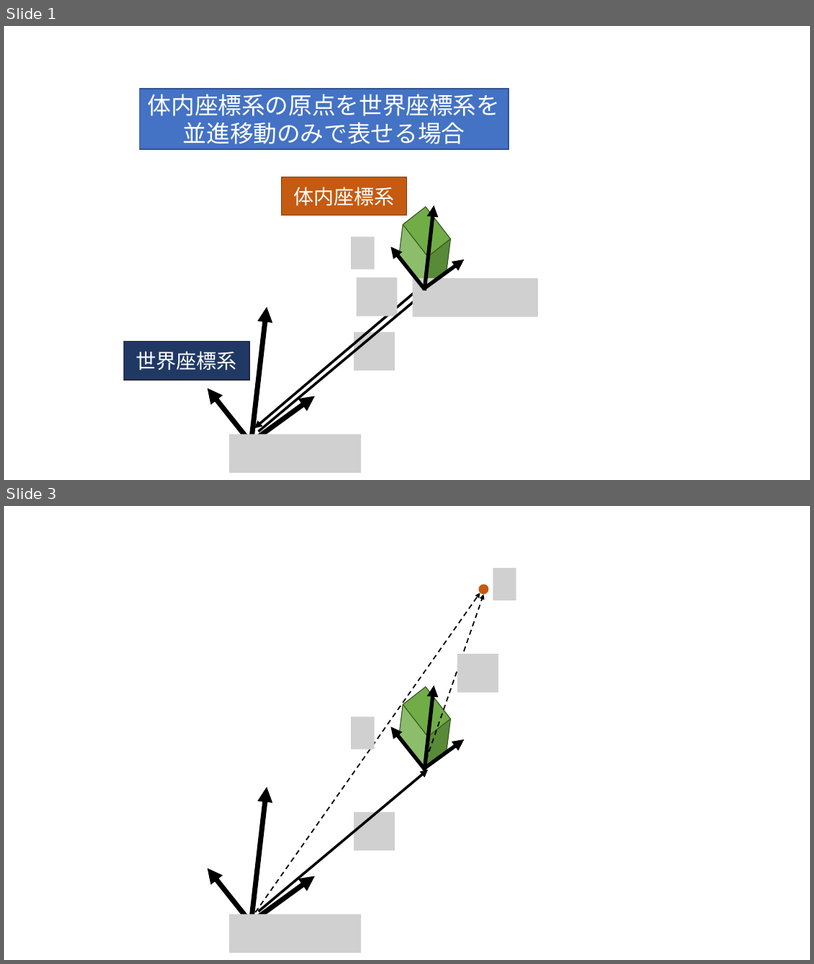
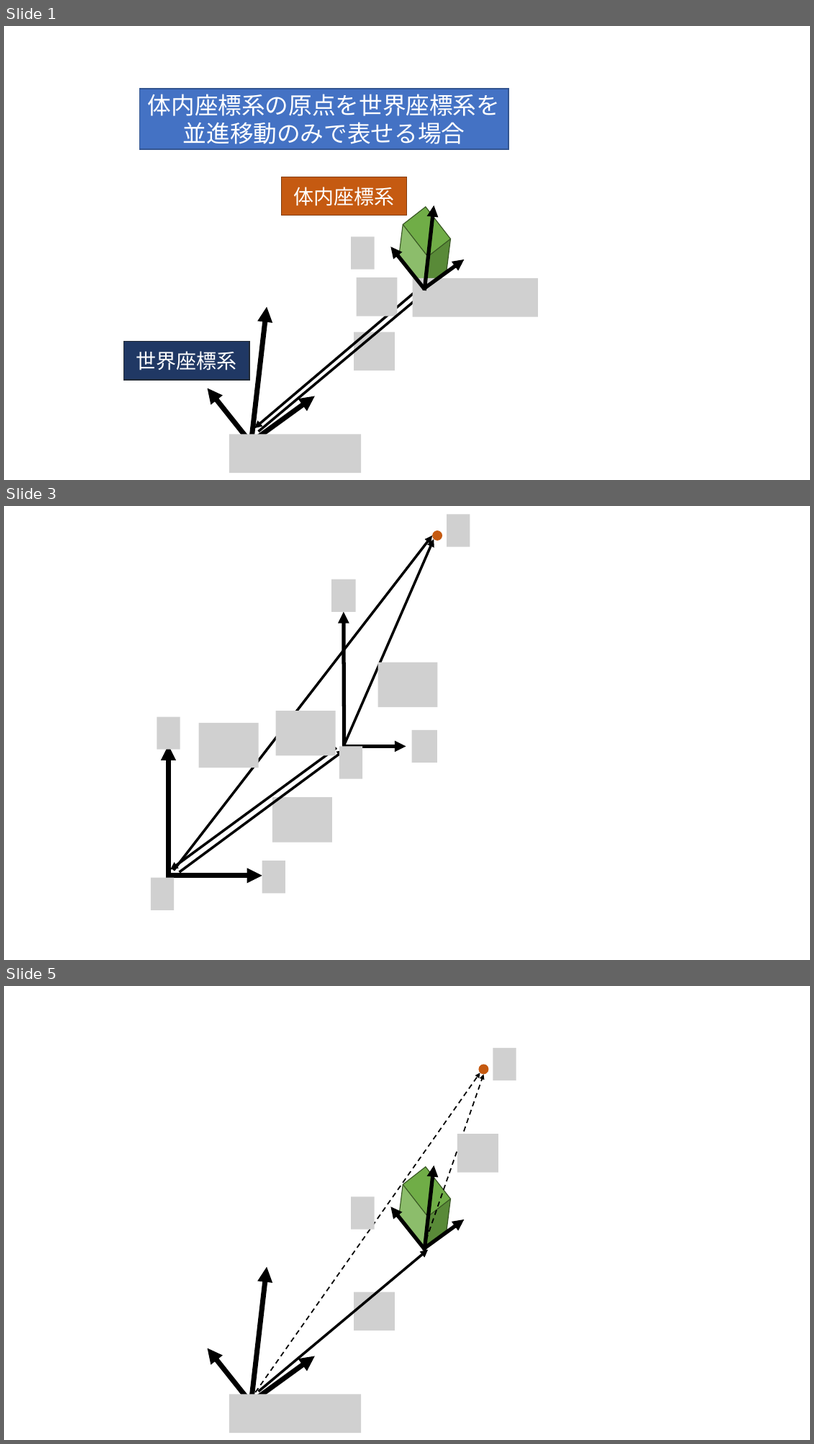
Before and after one commit to rurusasu/Diary, a slide deck: 座標変換.pptx. Shown one above the other, each under a label of ours: slides 1 and 3 before the commit, slides 1, 3 and 5 after it; the slides between them are not shown. The pictures are 814x964 and 814x1444 pixels, drawn with LibreOffice and Linux fonts; fonts in the diff are those of the drawing; grey boxes stand for pictures. Boxes give left, top, right and bottom in pixels: in the first picture for what was removed or moved away, otherwise in the second. Text is boxed around its words. In the diff, an @@ line names an element or a change of style, - is before the commit and + after.

```diff
--- a/座標変換.pptx
+++ b/座標変換.pptx
@@ slide 3 added at <box>4,506,810,960</box>, background #FFFFFF @@
@@ picture added at <box>447,515,470,547</box> @@
@@ arrow added from (174, 870) to (432, 536), #000000 3 pt @@
@@ arrow added from (345, 745) to (434, 539), #000000 3 pt @@
@@ ellipse added at <box>432,530,442,541</box>, fill #C55A11 @@
@@ picture added at <box>332,579,356,612</box> @@
@@ arrow added from (345, 746) to (344, 612), #000000 4.5 pt @@
@@ picture added at <box>378,662,438,707</box> @@
@@ picture added at <box>157,716,180,749</box> @@
@@ picture added at <box>276,710,336,755</box> @@
@@ picture added at <box>199,723,259,767</box> @@
@@ picture added at <box>412,730,437,762</box> @@
@@ arrow added from (169, 878) to (169, 745), #000000 6 pt @@
@@ arrow added from (337, 748) to (170, 870), #000000 3 pt @@
@@ arrow added from (180, 872) to (345, 750), #000000 3 pt @@
@@ picture added at <box>340,746,363,779</box> @@
@@ arrow added from (343, 746) to (406, 746), #000000 4.5 pt @@
@@ picture added at <box>273,797,332,842</box> @@
@@ picture added at <box>262,860,286,893</box> @@
@@ picture added at <box>151,878,174,910</box> @@
@@ arrow added from (167, 875) to (262, 875), #000000 6 pt @@
@@ what was slide 3 is now slide 5 @@
```
Also in this commit, not shown: 1 slide changed, 1 other slide added, 2 other files.
